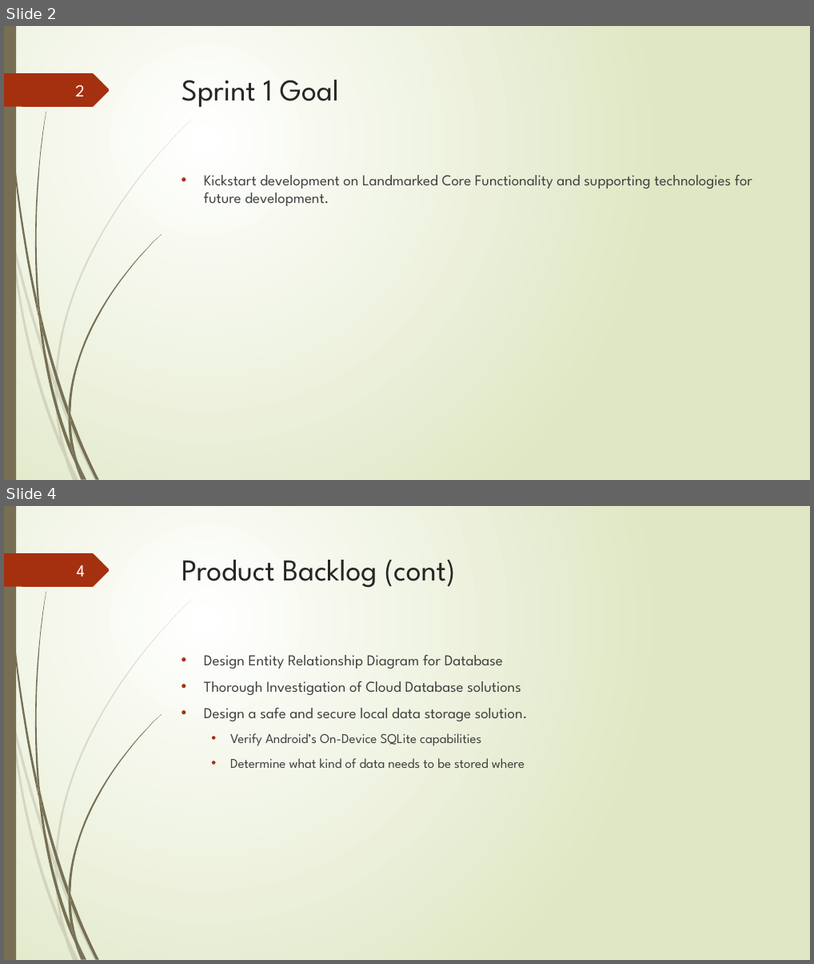
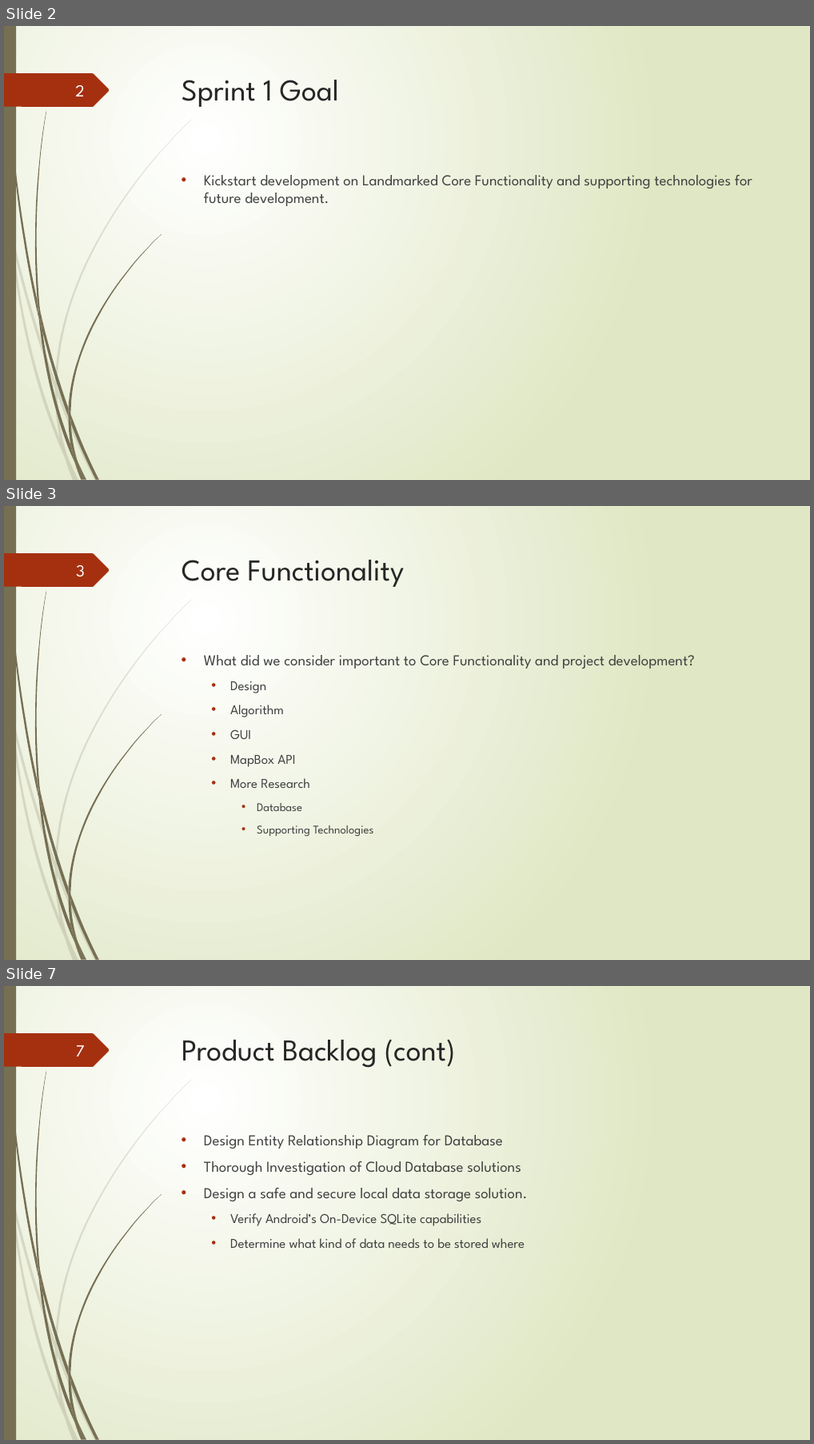
Before and after one commit to junmin-yee/Landmarked, a slide deck: Presentations/Sprint01_ReviewMeeting.pptx. Shown one above the other, each under a label of ours: slides 2 and 4 before the commit, slides 2, 3 and 7 after it; the slides between them are not shown. The pictures are 814x964 and 814x1444 pixels, drawn with LibreOffice and Linux fonts; fonts in the diff are those of the drawing. Boxes give left, top, right and bottom in pixels: in the first picture for what was removed or moved away, otherwise in the second. Text is boxed around its words. In the diff, an @@ line names an element or a change of style, - is before the commit and + after.

```diff
--- a/Presentations/Sprint01_ReviewMeeting.pptx
+++ b/Presentations/Sprint01_ReviewMeeting.pptx
@@ slide 3 added at [4,506,810,960], background gradient #FFFFFF to #DFE8C4; not listed: 24 template elements that a slide beside it also shows @@
@@ page number added at [76,565,85,577], 20 pt, text #FEFFFF @@
+3
@@ title added at [182,560,405,587], 36 pt, text #262626 @@
+Core Functionality
@@ text added at [204,655,695,836], 18 pt, text #404040 @@
+• What did we consider important to Core Functionality and project development?
+  • Design
+  • Algorithm
+  • GUI
+  • MapBox API
+  • More Research
+    • Database
+    • Supporting Technologies
@@ what was slide 4 is now slide 7 @@
@@ page number at [76,1045,85,1056]: text changed @@
-4
+7
```
Also in this commit, not shown: 2 slides changed, 16 other slides added.
